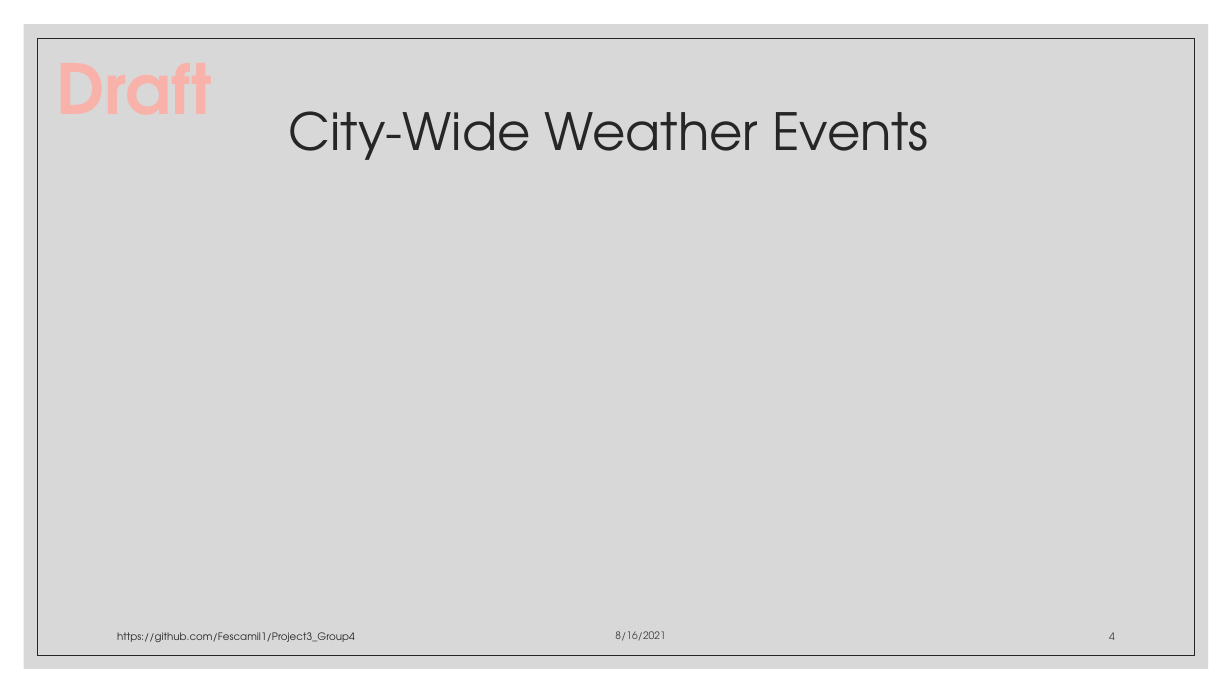
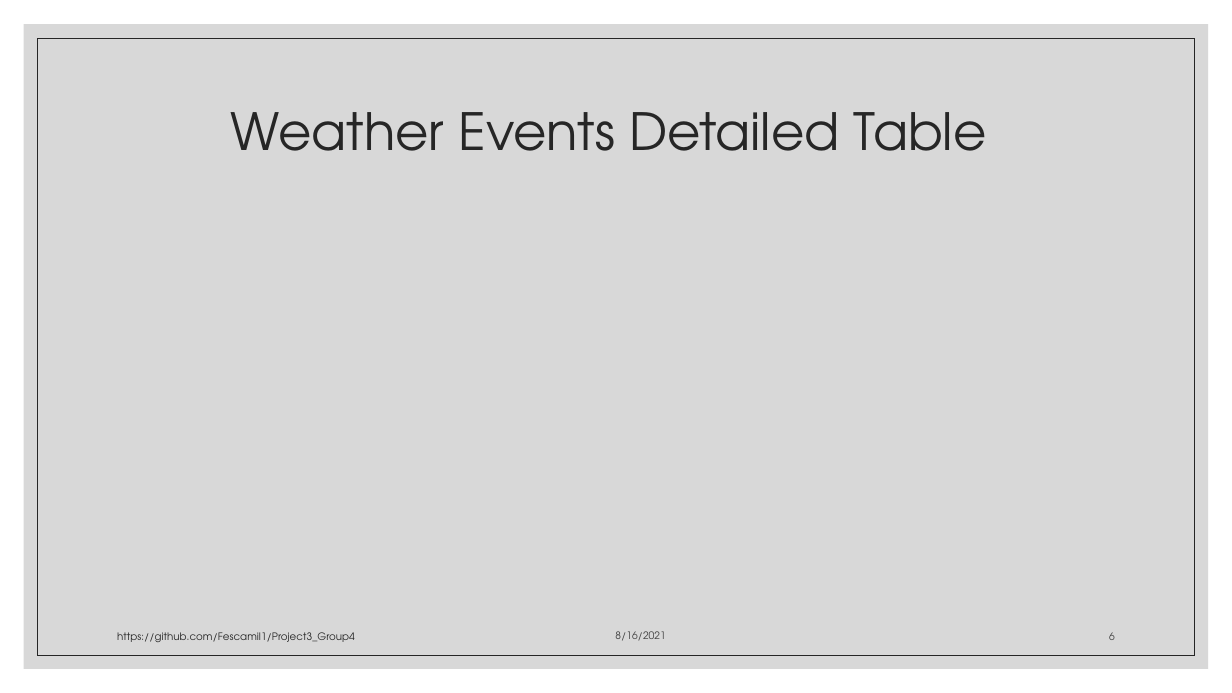
Before and after one commit to Fescamil1/Project3_Group4, a slide deck: slide 6 of Presentation.pptx (slide 4 before the commit). Drawn at 1232x693 pixels with LibreOffice and Linux fonts; fonts in the diff are those of the drawing. Boxes give left, top, right and bottom in pixels: in the first picture for what was removed or moved away, otherwise in the second. Text is boxed around its words. In the diff, an @@ line names an element or a change of style, - is before the commit and + after.

```diff
--- a/Presentation.pptx
+++ b/Presentation.pptx
@@ text removed at (56,63,212,115) @@
-Draft
@@ title at (231,112,987,151): text changed @@
-City-Wide Weather Events
+Weather Events Detailed Table
@@ page number at (1109,632,1115,640): text changed @@
-4
+6
```
Also in this commit, not shown: 5 other slides changed, 2 slides added.
